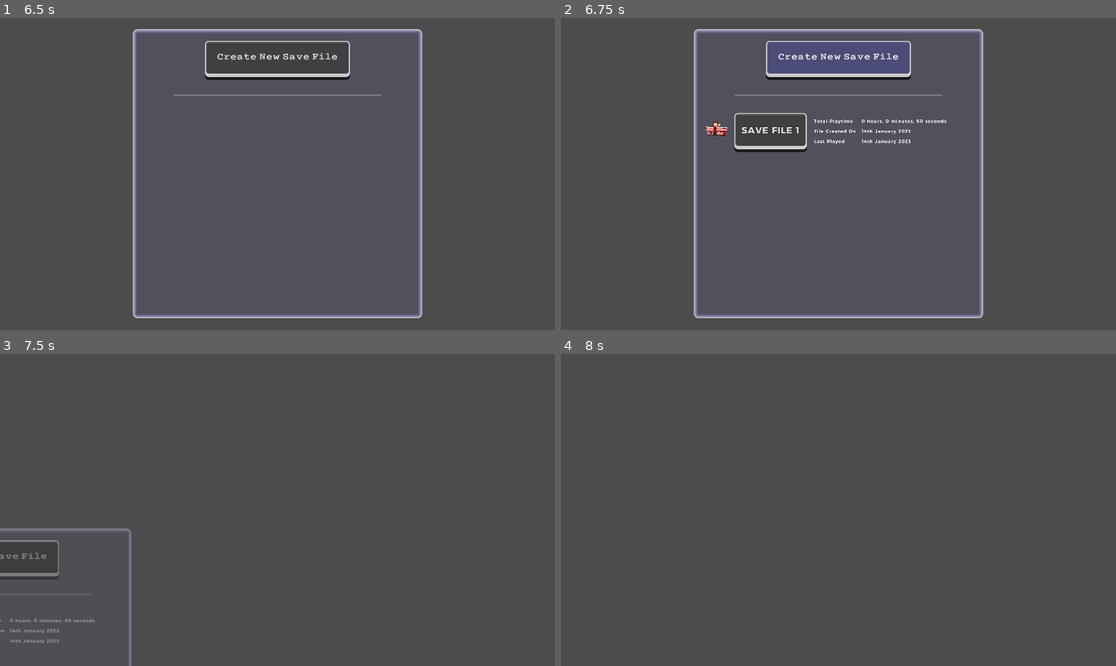
Above: before the commit, frames 1-4 (two rows, left to right).
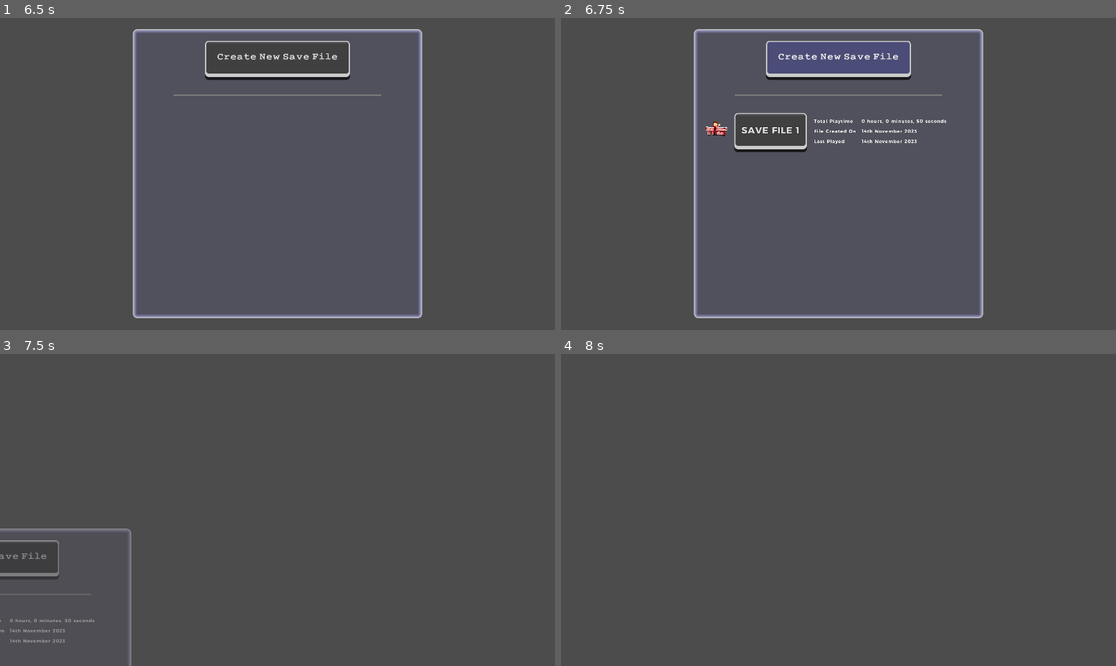
Above: after the commit, the same moments.

Repository: newwby/ddat-gpf.runtime
Game: Godot game, scene res://src/runtime/main.tscn
Two runs of this game, one before a commit and one after it. Both use one fixed random seed, a clock stepped at 60 frames per second and the inputs below.
Inputs (mouse positions are in pixels of both pictures, inside the frame that each line leads up to):
- Up to frame 1 (6.5 s): tap Enter at 0.5, 1.25, 3.5 s; move the mouse to (399, 158) at 0.52 s; click (399, 158) at 0.67 s; move the mouse to (166, 189) at 1.27 s; click (166, 189) at 1.42 s; move the mouse to (333, 105) at 2.02 s; click (333, 105) at 2.17 s; move the mouse to (249, 236) at 2.77 s; click (249, 236) at 2.92 s; move the mouse to (444, 220) at 3.52 s; click (444, 220) at 3.67 s; click "START GAME" at 4.25 s; move the mouse to (111, 127) at 5.02 s; click (111, 127) at 5.17 s; tap Space at 5.75 s; move the mouse to (305, 174) at 5.77 s; click (305, 174) at 5.92 s
- Up to frame 2 (6.75 s): click "Create New Save File" at 6.5 s
- Up to frame 3 (7.5 s): click "SAVE FILE 1" at 7.25 s
- Up to frame 4 (8 s): no input

Frame 1 is identical in both runs. In frame 2, 0.1% of the frame differs, in the area x 56-65%, y 35-41%; in frame 3, less than 0.1%; in frame 4, nothing differs.
Error in both runs: Invalid get index '1' (on base: 'Array'). (res://src/autoload/global_debug.gd:200)

Commit message:
automatic datetime tracking on creation
and method to convert datetime dict to save file info string

Diff:
--- a/src/runtime/classes/class_game_progress_file.gd
+++ b/src/runtime/classes/class_game_progress_file.gd
@@ -25,6 +25,15 @@
 
 export var total_playtime := 0 setget _set_total_playtime
 
+#//TODO, store the timezone when creating file and reference it whenever
+# changing the modified date so created date/modified date can be adjusted
+#export var file_timezone: Dictionary
+
+# track of date and time file was created on
+export var timestamp_created: Dictionary setget _set_timestamp_created
+# when file was last opened or saved
+export var timestamp_modified: Dictionary setget _set_timestamp_modified
+
 # the key/value pairs of this dict are shown on the save file element when
 # loading/saving the game. Both the key and value are displayed on the file
 # info, so use readable strings when adding new key/value pairs.
@@ -42,10 +51,22 @@
 
 
 # when updating total playtime value, set the corresponding dict value
-func _set_total_playtime(value: int):
-	total_playtime = value
+func _set_total_playtime(arg_value: int):
+	total_playtime = arg_value
 	save_file_element_info["Total Playtime"] =\
 			_convert_seconds_to_time_string(total_playtime)
+
+
+func _set_timestamp_created(arg_value: Dictionary):
+	timestamp_created = arg_value
+	save_file_element_info["File Created On"] =\
+			_convert_datetime_dict_to_save_info(timestamp_created)
+
+
+func _set_timestamp_modified(arg_value: Dictionary):
+	timestamp_modified = arg_value
+	save_file_element_info["Last Played"] =\
+			_convert_datetime_dict_to_save_info(timestamp_modified)
 
 
 # when reading the total playtime value it returns a formatted string instead
@@ -68,6 +89,81 @@
 		"s": playtime_seconds
 	})
 	return time_string
+
+
+func _convert_datetime_dict_to_save_info(datetime_dict: Dictionary) -> String:
+	var file_datetime_info = ""
+	var file_datetime_day = ""
+	var file_datetime_month = ""
+	var file_datetime_year = ""
+
+	if "day" in datetime_dict.keys():
+		file_datetime_day = str(datetime_dict["day"])
+		# get last digit to determine the suffix
+		var day_suffix = ""
+		var last_digit = str(file_datetime_day)[-1]
+		if last_digit == "3":
+			day_suffix = "rd"
+		elif last_digit == "2":
+			day_suffix = "nd"
+		elif last_digit == "1":
+			day_suffix = "st"
+		else:
+			day_suffix = "th"
+		file_datetime_day += day_suffix
+
+	if "month" in datetime_dict.keys():
+		file_datetime_month = datetime_dict["month"]
+		if typeof(file_datetime_month) == TYPE_INT:
+			if file_datetime_month in range(1, 12):
+				match file_datetime_month:
+					1:
+						file_datetime_month = "January"
+					2:
+						file_datetime_month = "February"
+					3:
+						file_datetime_month = "March"
+					4:
+						file_datetime_month = "April"
+					5:
+						file_datetime_month = "May"
+					6:
+						file_datetime_month = "June"
+					7:
+						file_datetime_month = "July"
+					8:
+						file_datetime_month = "August"
+					9:
+						file_datetime_month = "September"
+					10:
+						file_datetime_month = "October"
+					11:
+						file_datetime_month = "November"
+					12:
+						file_datetime_month = "December"
+
+	if "year" in datetime_dict.keys():
+		file_datetime_year = str(datetime_dict["year"])
+
+	# type convert to catch exceptions
+	file_datetime_info =\
+			str(file_datetime_day)+" "+\
+			str(file_datetime_month)+" "+\
+			str(file_datetime_year)
+
+	return file_datetime_info
+
+
+##############################################################################
+
+# virt
+
+
+func _init():
+#	file_timezone = Time.get_time_zone_from_system()
+#	Time.get_offset_string_from_offset_minutes()
+	self.timestamp_created = Time.get_datetime_dict_from_system()
+	self.timestamp_modified = timestamp_created
 
 
 ##############################################################################
